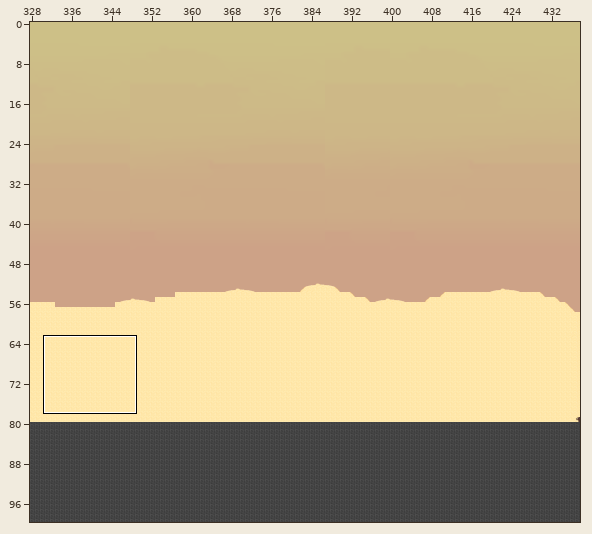
One commit to this Tiled map (JSON): 2026_ID_Floioide/data/maps/map.tmj. Above: a wide view before the commit, with the close-up outlined.
Close-up. Before the commit:
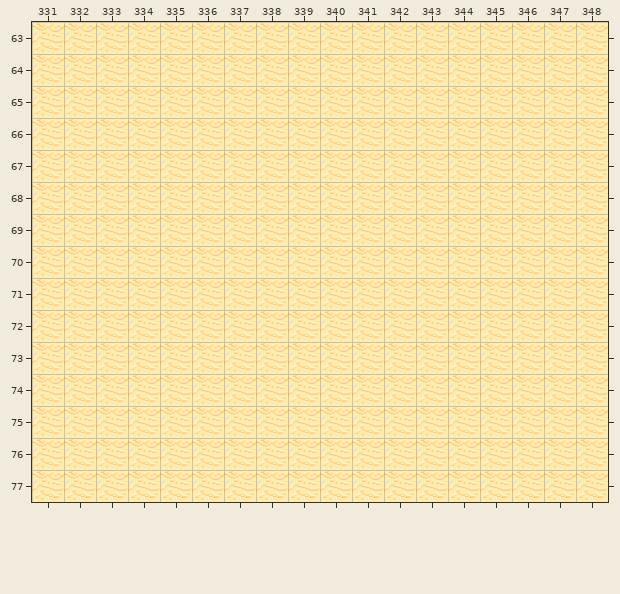
Cells are 32x32 px. Shown: x 331..348, y 63..77. The commit also changed other parts of the map, which this record leaves out.
Now the later version:
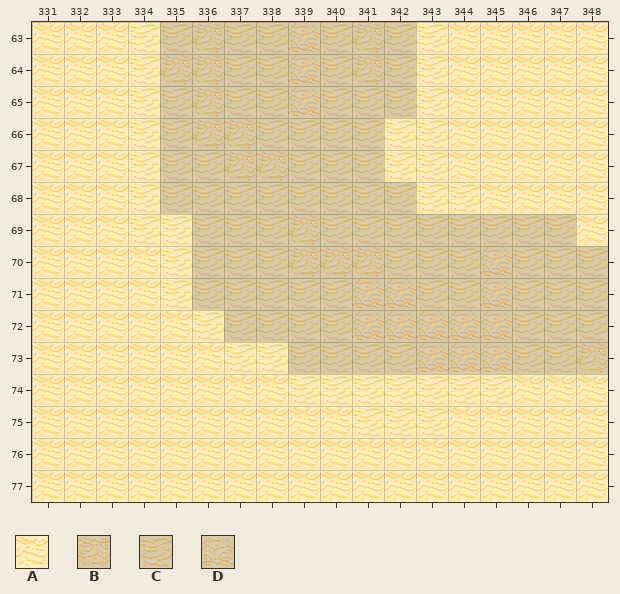
Key: from "tile": A 760, B 761, C 762, D 951.
_ is an empty cell, # one hidden under a higher layer, . an unchanged one.
See-through tiles are keyed as they look on the map.
Difference:
--- layer "back-ground"
@@ x 335..348 @@
-63 ########......
-64 ########......
-65 ########......
-66 #######.......
-67 #######.......
-68 ########......
-69 .____________.
-70 ._____________
-71 ._____________
-72 ..____________
-73 ....__________
+63 CBCCDCBC......
+64 BBCCDCBC......
+65 CBCCDCCC......
+66 CBBCCCC.......
+67 CCBBCCC.......
+68 CCCCCCCC......
+69 .CCCBCCCCCCCC.
+70 .CCCBBBCCCDCCC
+71 .CCCCCDDCCDCCC
+72 ..CCCCDDDDDCCC
+73 ....CCCCDDDCCB
--- layer "hit-box"
@@ x 335..348 @@
-63 ########......
-64 ########......
-65 ########......
-66 #######.......
-67 #######.......
-68 ########......
-69 .############.
-70 .#############
-71 .#############
-72 ..############
-73 ....##########
+63 ________......
+64 ________......
+65 ________......
+66 _______.......
+67 _______.......
+68 ________......
+69 .____________.
+70 ._____________
+71 ._____________
+72 ..____________
+73 ....__________
--- layer "front"
@@ x 334..348 @@
-63 AAAAAAAAAA.....
-64 AAAAAAAAAA.....
-65 AAAAAAAAAA.....
-66 AAAAAAAAAA.....
-67 AAAAAAAAAA.....
-68 AAAAAAAAAAA....
-69 AAAAAAAAAAAAAA.
-70 .AAAAAAAAAAAAAA
-71 .AAAAAAAAAAAAAA
-72 ..AAAAAAAAAAAAA
-73 ...AAAAAAAAAAAA
-74 .....AAAAAAA...
-75 .......AAA.....
+63 C________C.....
+64 C________C.....
+65 C________C.....
+66 C_______CC.....
+67 C_______CC.....
+68 C________CC....
+69 CC____________.
+70 .C_____________
+71 .C_____________
+72 ..C____________
+73 ...CC__________
+74 .....CCCCCCC...
+75 .......CCC.....
Where, in picture pixels (left, top, right, bottom), the same in both close-ups:
changed: (129, 22, 608, 437)
